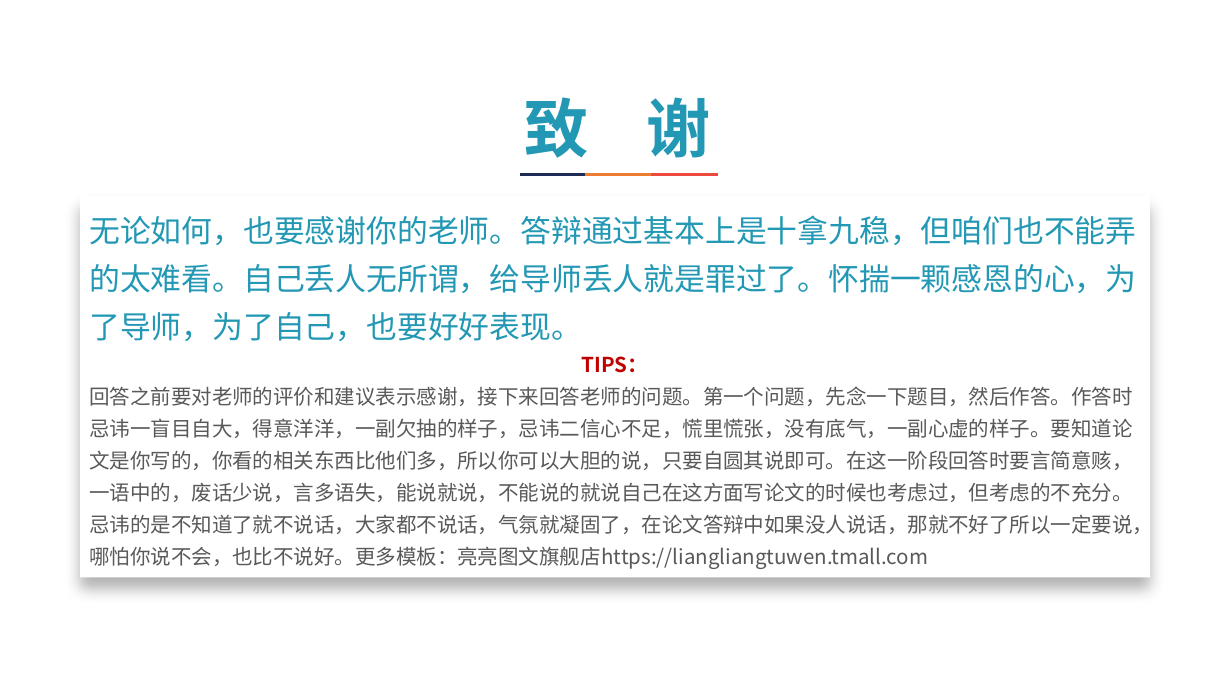
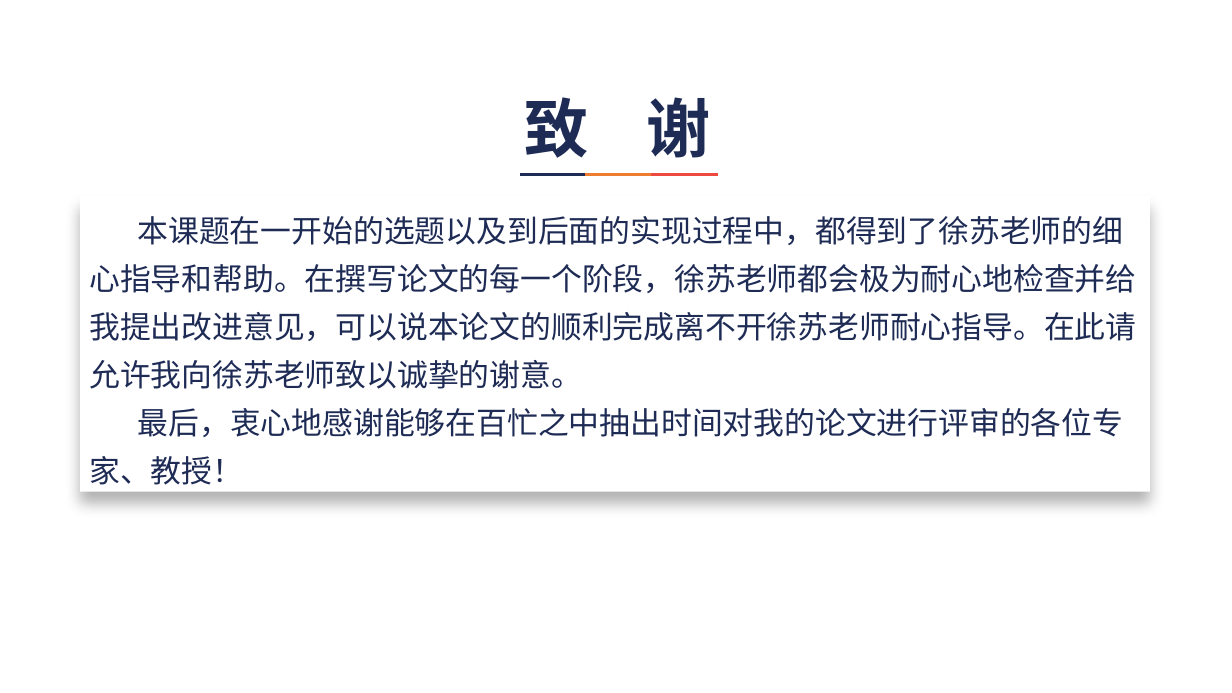
Before and after one commit to XBF2016/myWebsit, a slide deck: slide 41 of WebRoot/uploadfile/答辩PPT.pptx (slide 38 before the commit). Drawn at 1232x693 pixels with LibreOffice and Linux fonts; fonts in the diff are those of the drawing. Boxes give left, top, right and bottom in pixels: in the first picture for what was removed or moved away, otherwise in the second. Text is boxed around its words. In the diff, an @@ line names an element or a change of style, - is before the commit and + after.

```diff
--- a/WebRoot/uploadfile/答辩PPT.pptx
+++ b/WebRoot/uploadfile/答辩PPT.pptx
@@ text "致 谢" at [524, 97, 711, 158]: text colour #2298B4 to #1E2B55 @@
@@ rectangle "本课题在一开始的选题以及到后面的实现过程中，都得到了徐苏老师的细心指导和帮助。在撰写论文的每一个阶段，徐苏老师都会极为耐 ...": place and size @@
-rectangle "本课题在一开始的选题以及到后面的实现过程中，都得到了徐苏老师的细心指导和帮助。在撰写论文的每一个阶段，徐苏老师都会极为耐 ..." at [80, 196, 1151, 578]
+rectangle "本课题在一开始的选题以及到后面的实现过程中，都得到了徐苏老师的细心指导和帮助。在撰写论文的每一个阶段，徐苏老师都会极为耐 ..." at [80, 196, 1151, 492]
@@ text in rectangle at [89, 216, 1136, 485]: text changed; size 16 to 24 pt; text colour #595959 to #1E2B55 @@
-无论如何，也要感谢你的老师。答辩通过基本上是十拿九稳，但咱们也不能弄的太难看。自己丢人无所谓，给导师丢人就是罪过了。怀揣一颗感恩的心，为了导师，为了自己，也要好好表现。
-TIPS：
-回答之前要对老师的评价和建议表示感谢，接下来回答老师的问题。第一个问题，先念一下题目，然后作答。作答时忌讳一盲目自大，得意洋洋，一副欠抽的样子，忌讳二信心不足，慌里慌张，没有底气，一副心虚的样子。要知道论文是你写的，你看的相关东西比他们多，所以你可以大胆的说，只要自圆其说即可。在这一阶段回答时要言简意赅，一语中的，废话少说，言多语失，能说就说，不能说的就说自己在这方面写论文的时候也考虑过，但考虑的不充分。忌讳的是不知道了就不说话，大家都不说话，气氛就凝固了，在论文答辩中如果没人说话，那就不好了所以一定要说，哪怕你说不会，也比不说好。更多模板：亮亮图文旗舰店https://liangliangtuwen.tmall.com
+本课题在一开始的选题以及到后面的实现过程中，都得到了徐苏老师的细心指导和帮助。在撰写论文的每一个阶段，徐苏老师都会极为耐心地检查并给我提出改进意见，可以说本论文的顺利完成离不开徐苏老师耐心指导。在此请允许我向徐苏老师致以诚挚的谢意。
+最后，衷心地感谢能够在百忙之中抽出时间对我的论文进行评审的各位专家、教授！
```
Also in this commit, not shown: 2 other slides changed, 4 slides added, 1 slide removed, 2 other files.
